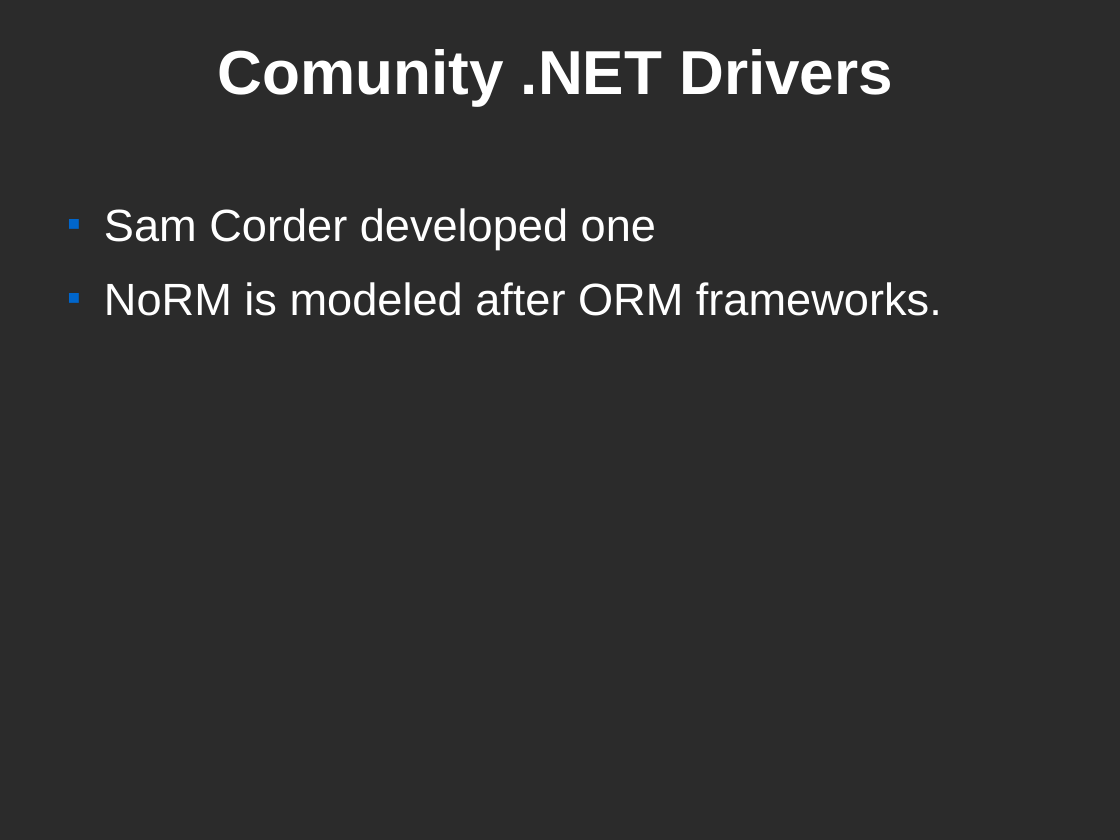
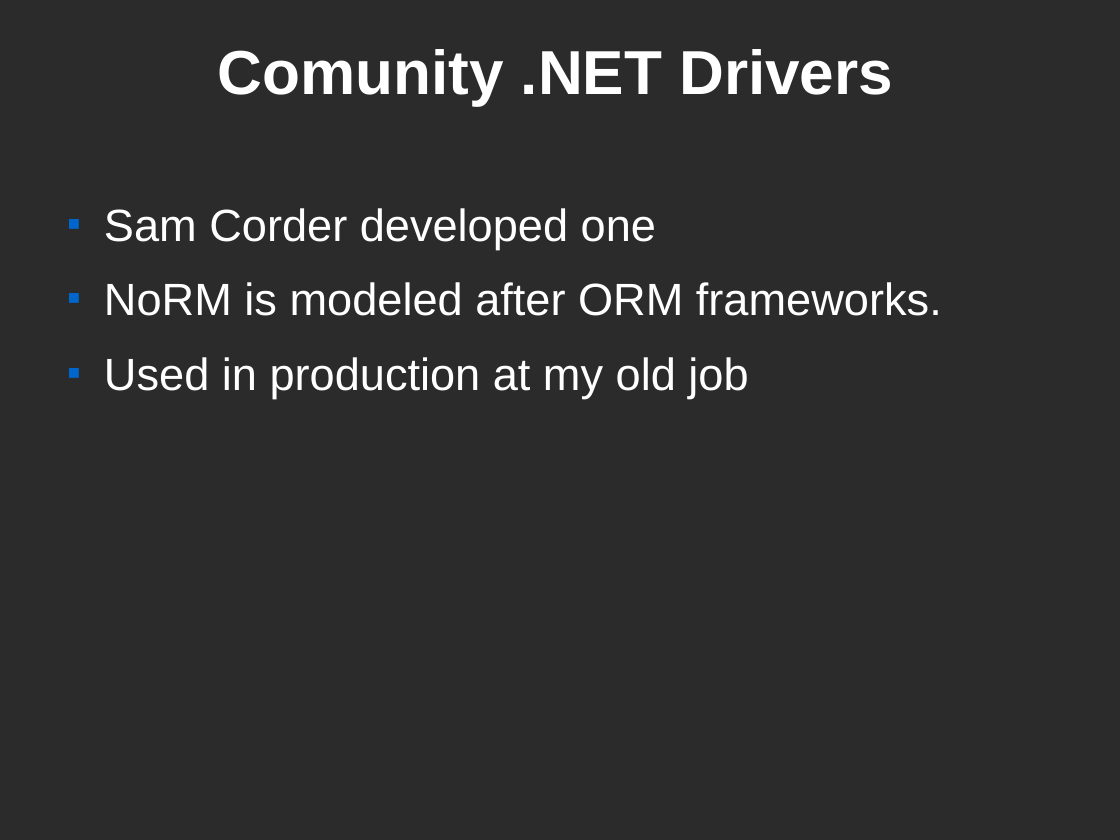
Before and after one commit to zippy1981/TalkMaterials, a slide deck: slide 9 of MongoNYC 2011/Windows BOF.odp. Drawn at 1120x840 pixels with LibreOffice and Linux fonts; fonts in the diff are those of the drawing; background and template pictures are left out; a plain dark background stands for a picture behind light text. Boxes give left, top, right and bottom in pixels: in the first picture for what was removed or moved away, otherwise in the second. Text is boxed around its words. In the diff, an @@ line names an element or a change of style, - is before the commit and + after.

```diff
--- a/MongoNYC 2011/Windows BOF.odp
+++ b/MongoNYC 2011/Windows BOF.odp
@@ text at <box>104,357,748,398</box>: paragraph added @@
+■ Used in production at my old job
```
Also in this commit, not shown: 3 other slides changed, 1 slide added.
